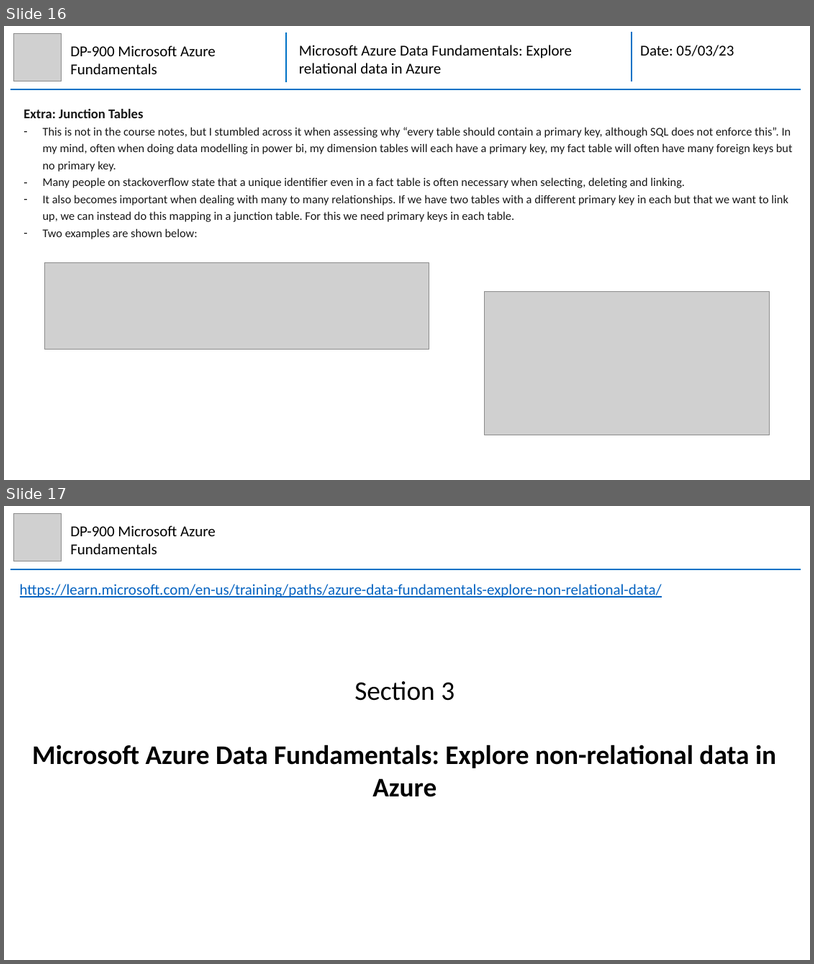
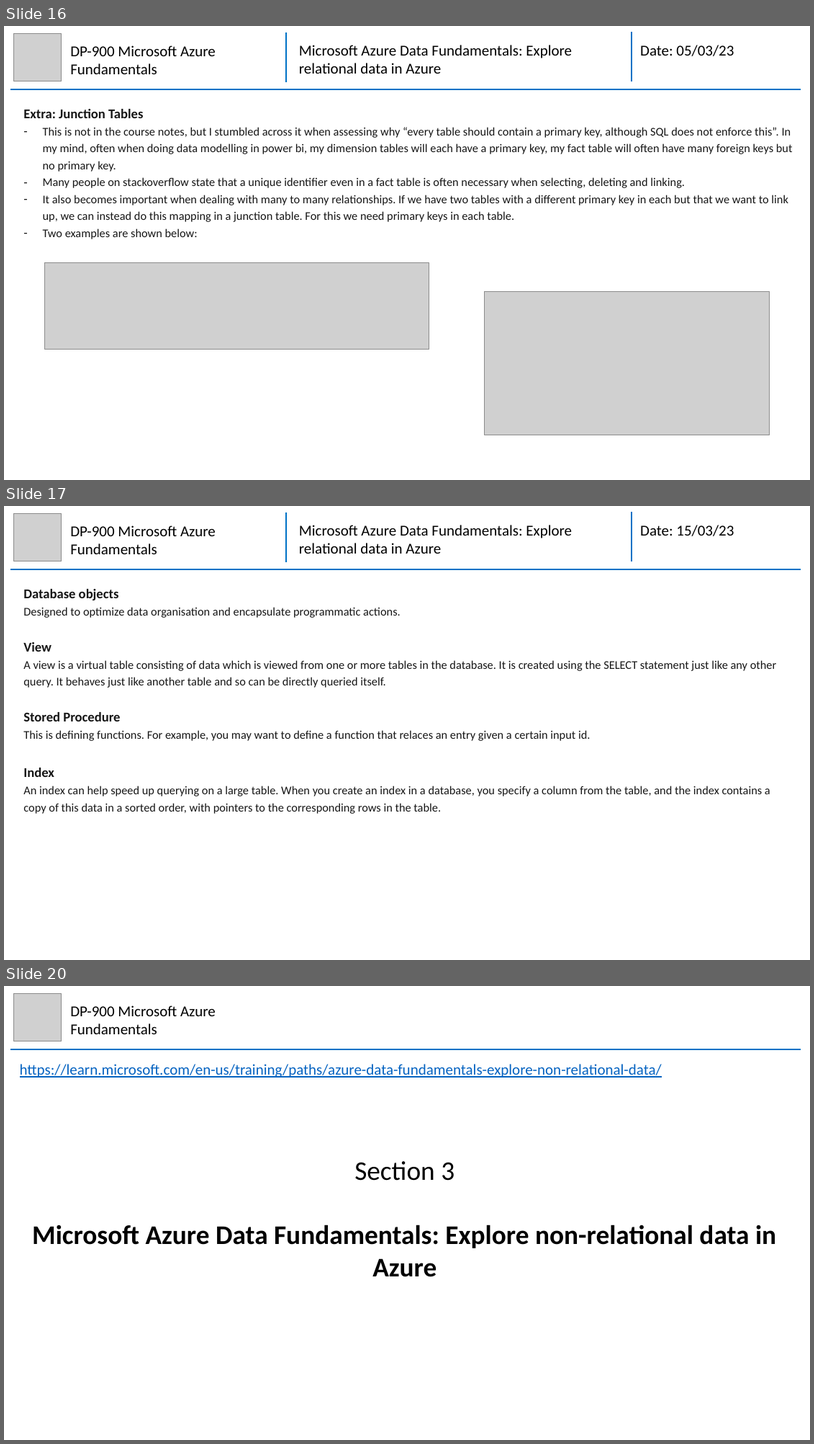
Before and after one commit to mhaythornthwaite/Testing_ML_Algorithms, a slide deck: Azure_DP-900_Fundamentals/MJH_DP-900_Azure_Fundamentals_Notes.pptx. Shown one above the other, each under a label of ours: slides 16 and 17 before the commit, slides 16, 17 and 20 after it; the slides between them are not shown. The pictures are 814x964 and 814x1444 pixels, drawn with LibreOffice and Linux fonts; fonts in the diff are those of the drawing; grey boxes stand for pictures. Boxes give left, top, right and bottom in pixels: in the first picture for what was removed or moved away, otherwise in the second. Text is boxed around its words. In the diff, an @@ line names an element or a change of style, - is before the commit and + after.

Commit message:
Azure DP900 Section 2 Module 2

```diff
--- a/Azure_DP-900_Fundamentals/MJH_DP-900_Azure_Fundamentals_Notes.pptx
+++ b/Azure_DP-900_Fundamentals/MJH_DP-900_Azure_Fundamentals_Notes.pptx
@@ slide 17 added at (4, 506, 810, 960), background #FFFFFF @@
@@ picture added at (13, 513, 62, 561) @@
@@ text added at (70, 525, 216, 554), 18 pt, text #000000 @@
+DP-900 Microsoft Azure Fundamentals
@@ group added at (10, 512, 801, 569): 3 lines, 2 texts @@
+Microsoft Azure Data Fundamentals: Explore relational data in Azure
+Date: 15/03/23
@@ text added at (23, 589, 777, 813), 14 pt, text #161616 @@
+Database objects
+Designed to optimize data organisation and encapsulate programmatic actions.
+View
+A view is a virtual table consisting of data which is viewed from one or more tables in the database. It is created using the SELECT statement just like any other query. It behaves just like another table and so can be directly queried itself.
+Stored Procedure
+This is defining functions. For example, you may want to define a function that relaces an entry given a certain input id.
+Index
+An index can help speed up querying on a large table. When you create an index in a database, you specify a column from the table, and the index contains a copy of this data in a sorted order, with pointers to the corresponding rows in the table.
@@ what was slide 17 is now slide 20 @@
```
Also in this commit, not shown: 3 other slides added.
